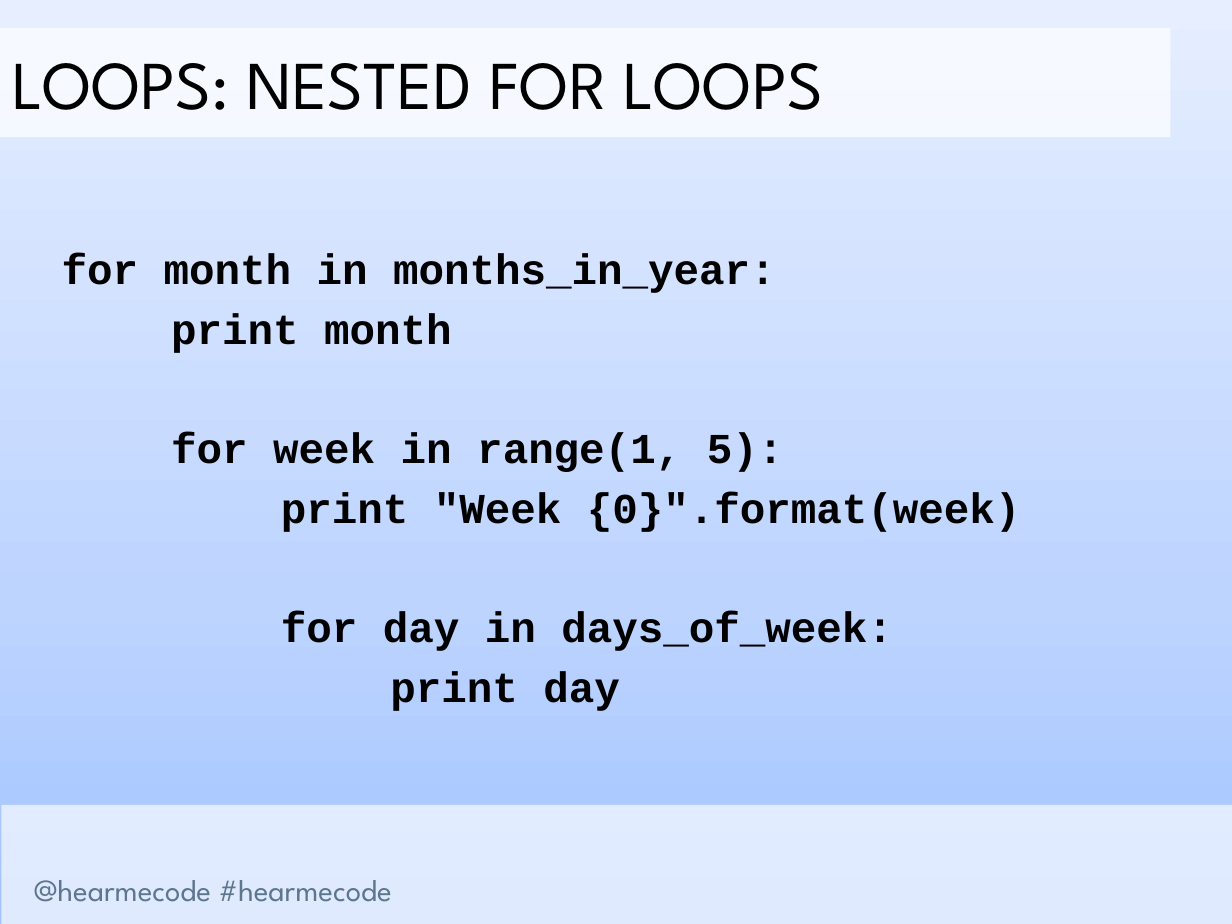
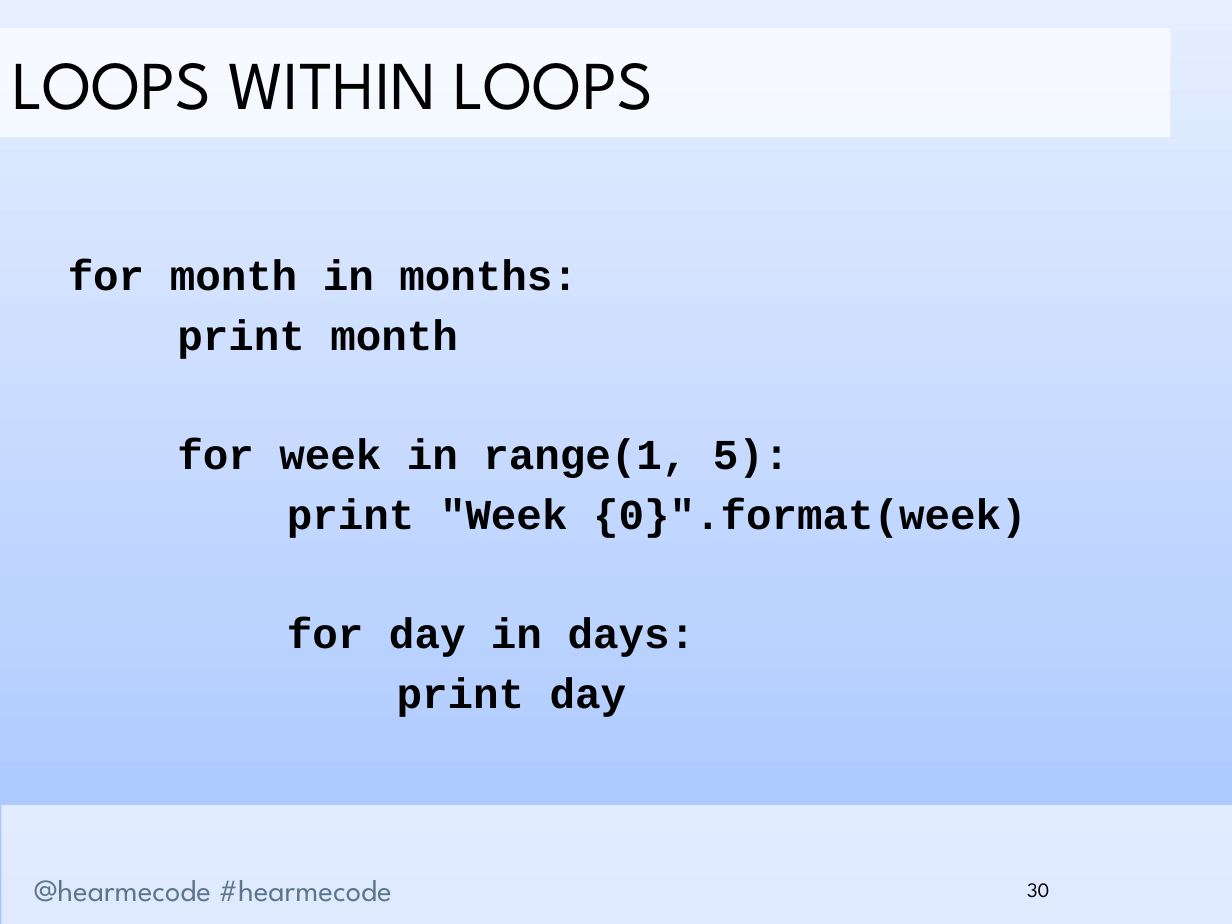
Before and after one commit to hearmecode/slides, a slide deck: slide 30 of Lesson 2/Hear Me Code - Lists and Loops.pptx (slide 27 before the commit). Drawn at 1232x924 pixels with LibreOffice and Linux fonts; fonts in the diff are those of the drawing; background and template pictures are left out. Boxes give left, top, right and bottom in pixels: in the first picture for what was removed or moved away, otherwise in the second. Text is boxed around its words. In the diff, an @@ line names an element or a change of style, - is before the commit and + after.

```diff
--- a/Lesson 2/Hear Me Code - Lists and Loops.pptx
+++ b/Lesson 2/Hear Me Code - Lists and Loops.pptx
@@ text in rectangle at [12,63,653,110]: text changed @@
-LOOPS: NESTED FOR LOOPS
+LOOPS WITHIN LOOPS
@@ text at [68,259,578,291]: text changed @@
-for month in months_in_year:
+for month in months:
@@ text at [287,617,696,657]: text changed @@
-for day in days_of_week:
+for day in days:
@@ page number added at [1027,883,1049,898], 12 pt, text #000000 @@
+30
```
Also in this commit, not shown: 29 other slides changed, 7 slides added, 3 slides removed, 2 other files.
